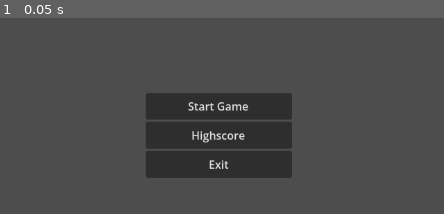
Above: before the commit, frame 1.
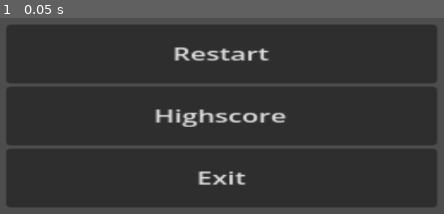
Above: after the commit, the same moment.

Repository: Grace1212574/Wiggle-and-wait
Game: Godot game, scene res://main_menu.tscn
Two runs of this game, one before a commit and one after it. Both use one fixed random seed, a clock stepped at 60 frames per second and the inputs below. This scene is started directly instead of the project's main scene.
Inputs:
- Up to frame 1 (0.05 s): no input

The runs differ from the first frame. In frame 1, 75% of the frame differs, in the area x 1-99%, y 3-97%.

Commit message:
did more buttons

Diff:
--- /dev/null
+++ b/control.tscn
@@ -0,0 +1,24 @@
+[gd_scene format=3 uid="uid://ds6c57awld3ot"]
+
+[node name="Control" type="Control" unique_id=118378424]
+layout_mode = 3
+anchors_preset = 0
+offset_right = 40.0
+offset_bottom = 40.0
+
+[node name="Label" type="Label" parent="." unique_id=552312460]
+layout_mode = 1
+anchors_preset = 8
+anchor_left = 0.5
+anchor_top = 0.5
+anchor_right = 0.5
+anchor_bottom = 0.5
+offset_left = 242.0
+offset_top = 209.0
+offset_right = 898.0
+offset_bottom = 346.0
+grow_horizontal = 2
+grow_vertical = 2
+theme_override_colors/font_color = Color(1, 0.14901961, 0.2, 1)
+theme_override_font_sizes/font_size = 100
+text = "GAME OVER!!!"
--- a/level.tscn
+++ b/level.tscn
@@ -178,6 +178,6 @@
 [node name="apple" parent="." unique_id=2008795732 instance=ExtResource("4_0b4ue")]
 position = Vector2(-665, 474)
 
-[node name="CanvasLayer" type="CanvasLayer" parent="." unique_id=428017987]
+[node name="CanvasLayer" type="CanvasLayer" parent="." unique_id=383364478]
 
 [connection signal="timeout" from="appletimer" to="." method="_on_appletimer_timeout"]
--- a/main_menu.tscn
+++ b/main_menu.tscn
@@ -1,39 +1,36 @@
 [gd_scene format=3 uid="uid://ivfcx3nvvfi2"]
 
-[node name="Control" type="Control" unique_id=484281565]
-layout_mode = 3
-anchors_preset = 15
-anchor_right = 1.0
-anchor_bottom = 1.0
-grow_horizontal = 2
-grow_vertical = 2
+[ext_resource type="Script" uid="uid://3perps8xsrjc" path="res://scripts/main_menu.gd" id="1_06t4h"]
 
-[node name="VBoxContainer" type="VBoxContainer" parent="." unique_id=65479559]
-layout_mode = 1
+[node name="UIlayer" type="CanvasLayer" unique_id=905851077]
+script = ExtResource("1_06t4h")
+
+[node name="BoxContainer" type="VBoxContainer" parent="." unique_id=1717561122]
 anchors_preset = 8
 anchor_left = 0.5
 anchor_top = 0.5
 anchor_right = 0.5
 anchor_bottom = 0.5
-offset_left = -105.5
-offset_top = -61.0
-offset_right = 105.5
-offset_bottom = 61.0
+offset_left = -306.0
+offset_top = -160.00002
+offset_right = -54.187256
+offset_bottom = 8.11438
 grow_horizontal = 2
 grow_vertical = 2
+scale = Vector2(2.4747186, 1.5703591)
 theme_override_constants/separation = 3
 
-[node name="Button" type="Button" parent="VBoxContainer" unique_id=876830435]
+[node name="Restart" type="Button" parent="BoxContainer" unique_id=876830435]
 layout_mode = 2
 size_flags_vertical = 3
-text = "Start Game"
+text = "Restart"
 
-[node name="Button2" type="Button" parent="VBoxContainer" unique_id=895025676]
+[node name="highscore" type="Button" parent="BoxContainer" unique_id=895025676]
 layout_mode = 2
 size_flags_vertical = 3
 text = "Highscore"
 
-[node name="Button3" type="Button" parent="VBoxContainer" unique_id=864214770]
+[node name="exit" type="Button" parent="BoxContainer" unique_id=864214770]
 layout_mode = 2
 size_flags_vertical = 3
 text = "Exit"
--- /dev/null
+++ b/scripts/main_menu.gd
@@ -0,0 +1 @@
+extends CanvasLayer
--- a/scripts/player.gd
+++ b/scripts/player.gd
@@ -9,4 +9,6 @@
 	velocity = direction * SPEED
 	move_and_slide()
 
+
+
 var score = 0
Not shown, added: scripts/main_menu.gd.uid
